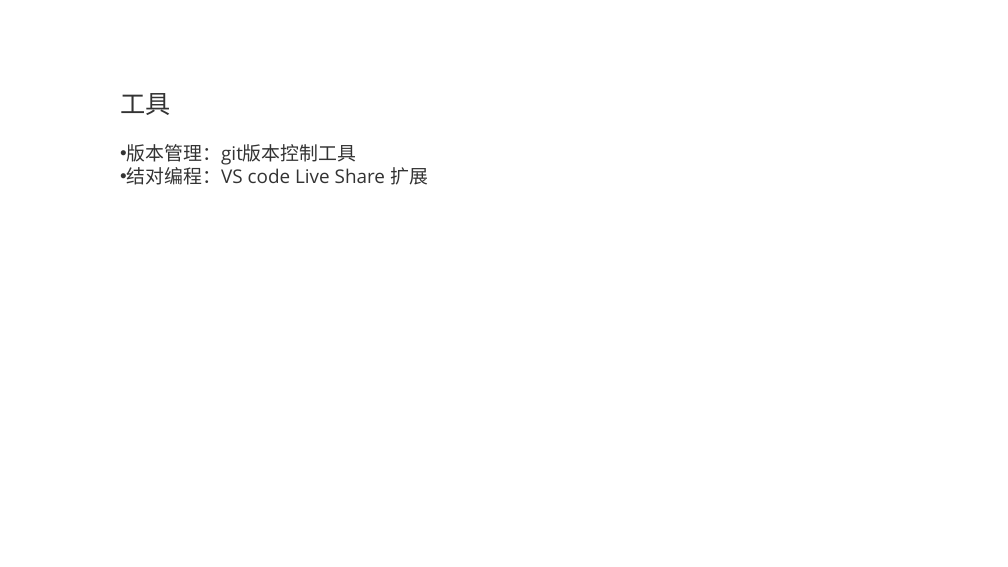
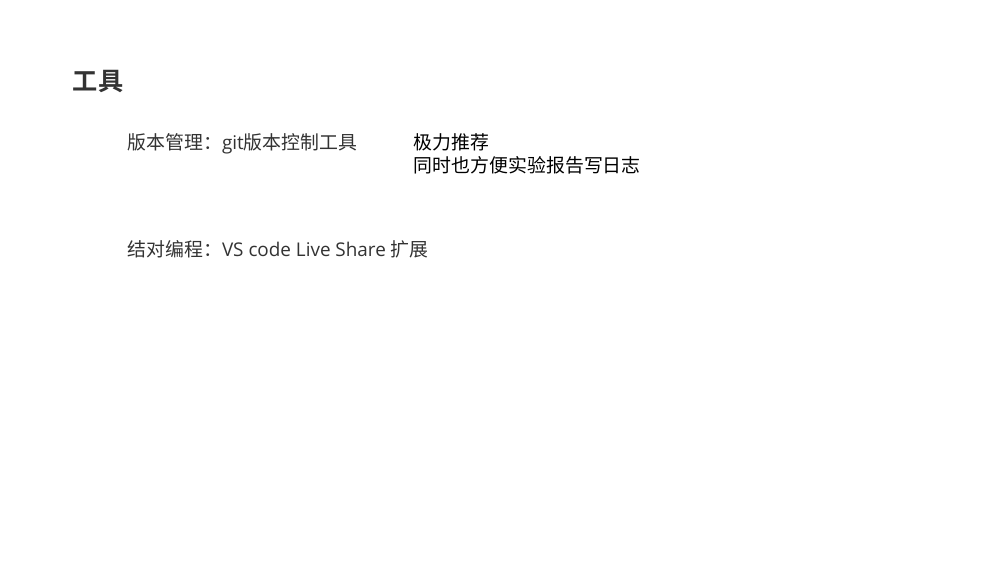
Before and after one commit to y0fy/CO-lab-material-CQU, a slide deck: slide 45 of doc/ppt/2020/硬综讲解1.pptx (slide 29 before the commit). Drawn at 1008x567 pixels with LibreOffice and Linux fonts; fonts in the diff are those of the drawing. Boxes give left, top, right and bottom in pixels: in the first picture for what was removed or moved away, otherwise in the second. Text is boxed around its words. In the diff, an @@ line names an element or a change of style, - is before the commit and + after.

```diff
--- a/doc/ppt/2020/硬综讲解1.pptx
+++ b/doc/ppt/2020/硬综讲解1.pptx
@@ text added at box(73, 69, 123, 92), 24 pt, text #333333, bold @@
+工具
@@ text at box(120, 93, 357, 165): paragraphs removed @@
-工具
-• 版本管理：git版本控制工具
@@ text added at box(128, 133, 358, 154), 18 pt, text #333333 @@
+版本管理：git版本控制工具
@@ text added at box(414, 133, 641, 174), 18 pt, text #000000 @@
+极力推荐
+同时也方便实验报告写日志
@@ text "结对编程：VS code Live Share 扩展": place and size @@
-text "结对编程：VS code Live Share 扩展" at box(120, 93, 428, 185)
+text "结对编程：VS code Live Share 扩展" at box(128, 240, 429, 258)
@@ text "结对编程：VS code Live Share 扩展" at box(128, 240, 429, 258): bullet • to none; vertical alignment middle to top @@
```
Also in this commit, not shown: 13 other slides changed, 23 slides added, 6 slides removed, 3 other files.
